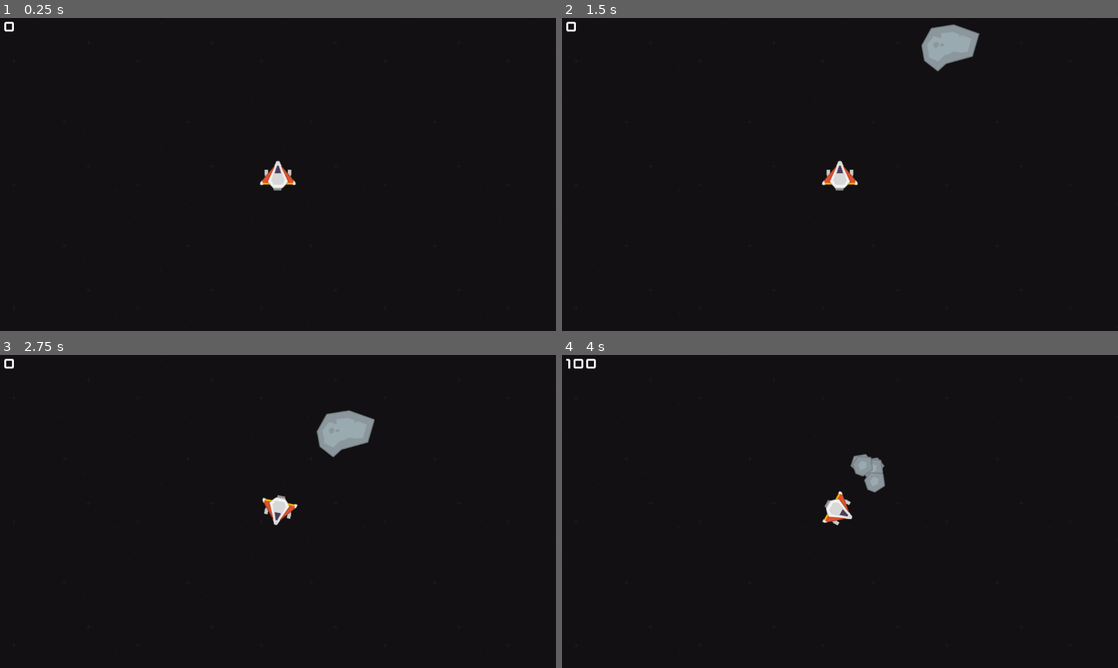
Above: before the commit, frames 1-4 (two rows, left to right).
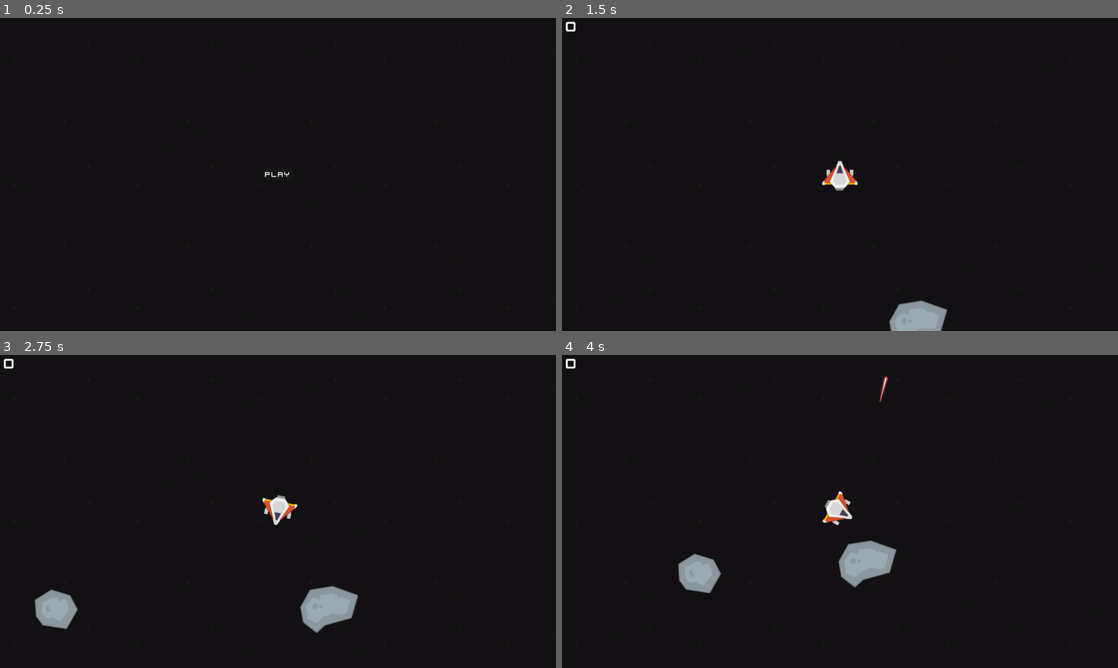
Above: after the commit, the same moments.

Repository: davi4046/asteroids_godot
Game: Godot game, scene res://scenes/main/main.tscn
Same seed, same stepped clock (60 frames per second), same inputs: the game is played once before the commit and once after it. Before the commit the project starts from res://scenes/world/world.tscn. Sound files missing from this copy of the repository are replaced by a short silence.
Inputs (mouse positions are in pixels of both pictures, inside the frame that each line leads up to):
- Up to frame 1 (0.25 s): no input
- Up to frame 2 (1.5 s): click (840, 174) at 0.5 s, where only the run after the commit has a clickable "PLAY"; click (840, 174) at 1.25 s, where only the run after the commit has a clickable "PLAY"
- Up to frame 3 (2.75 s): hold D (Turn Right) from 2.03 s (still down); tap Space (Shoot Lasers) at 2.1 s
- Up to frame 4 (4 s): release D (Turn Right) at 2.78 s; hold A (Turn Left) 2.78-3.53 s; tap Space (Shoot Lasers) at 2.85, 3.6 s; hold D (Turn Right) from 3.53 s (still down)

The runs differ from the first frame. In frame 1, 0.4% of the frame differs, in the area x 0-54%, y 1-56%; in frame 2, 1.9%; in frame 3, 2.9%, in the area x 0-68%, y 1-89%; in frame 4, 2.5%.

Commit message:
Finish gameloop

Diff:
--- a/autoload/GameMode.gd
+++ b/autoload/GameMode.gd
@@ -8,6 +8,31 @@
 	set = set_score
 
 
+var world: World
+
+
+func _ready():
+	world = preload("res://scenes/world/world.tscn").instantiate()
+	get_tree().current_scene.add_child(world)
+
+
 func set_score(value):
 	score = value
 	emit_signal("score_changed")
+
+
+func start_game():
+	var hud = preload("res://ui/hud/hud.tscn").instantiate()
+	get_parent().add_child(hud)
+	_spawn_player()
+	world.start_spawning_meteors()
+
+
+func _spawn_player():
+	var player = preload("res://scenes/player/player.tscn").instantiate()
+	player.connect("player_died", _on_player_died)
+	world.add_child(player)
+
+
+func _on_player_died():
+	_spawn_player()
--- a/project.godot
+++ b/project.godot
@@ -11,7 +11,7 @@
 [application]
 
 config/name="Asteroids Godot"
-run/main_scene="res://scenes/world/world.tscn"
+run/main_scene="res://scenes/main/main.tscn"
 config/features=PackedStringArray("4.2", "Forward Plus")
 config/icon="res://icon.svg"
 
--- /dev/null
+++ b/scenes/main/main.tscn
@@ -0,0 +1,9 @@
+[gd_scene load_steps=2 format=3 uid="uid://b2gs6aqaf548y"]
+
+[ext_resource type="PackedScene" uid="uid://dxe3imqn7r2vt" path="res://ui/start_menu/start_menu.tscn" id="1_yfxj0"]
+
+[node name="Main" type="Node2D"]
+
+[node name="Camera2D" type="Camera2D" parent="."]
+
+[node name="StartMenu" parent="." instance=ExtResource("1_yfxj0")]
--- a/scenes/player/player.gd
+++ b/scenes/player/player.gd
@@ -1,4 +1,7 @@
 extends RigidBody2D
+
+
+signal player_died
 
 
 var shoot_laser_timer = Timer.new()
@@ -64,4 +67,5 @@
 	explosion.position = position
 	get_parent().add_child(explosion)
 
+	emit_signal("player_died")
 	queue_free()
--- a/scenes/world/world.gd
+++ b/scenes/world/world.gd
@@ -1,4 +1,5 @@
 extends Node2D
+class_name World
 
 
 func _on_area_2d_body_exited(body):
@@ -14,8 +15,6 @@
 func _ready():
 	timer.connect("timeout", _spawn_meteor)
 	add_child(timer)
-	timer.start(rng.randf_range(0, 3))
-	_spawn_meteor()
 
 
 func _spawn_meteor():
@@ -45,3 +44,12 @@
 	add_child(meteor)
 
 	timer.start(rng.randf_range(5, 10))
+
+
+func start_spawning_meteors():
+	_spawn_meteor()
+	timer.start(rng.randf_range(0, 3))
+
+
+func stop_spawning_meteors():
+	timer.stop()
--- a/scenes/world/world.tscn
+++ b/scenes/world/world.tscn
@@ -1,9 +1,8 @@
-[gd_scene load_steps=6 format=3 uid="uid://bb8kajulccaol"]
+[gd_scene load_steps=5 format=3 uid="uid://bb8kajulccaol"]
 
 [ext_resource type="Texture2D" uid="uid://bmwh874w3wmap" path="res://assets/textures/black.png" id="1_lbeym"]
 [ext_resource type="Script" path="res://scenes/world/world.gd" id="1_n7wo8"]
-[ext_resource type="PackedScene" uid="uid://cm1n6c22tlqbh" path="res://scenes/player/player.tscn" id="2_bq2q0"]
-[ext_resource type="PackedScene" uid="uid://b1vef08g12c5v" path="res://ui/hud/hud.tscn" id="4_dmer8"]
+[ext_resource type="PackedScene" uid="uid://dxe3imqn7r2vt" path="res://ui/start_menu/start_menu.tscn" id="3_u5bt8"]
 
 [sub_resource type="RectangleShape2D" id="RectangleShape2D_vk0f7"]
 size = Vector2(1152, 648)
@@ -11,15 +10,11 @@
 [node name="World" type="Node2D"]
 script = ExtResource("1_n7wo8")
 
-[node name="Camera2D" type="Camera2D" parent="."]
-
 [node name="Black" type="Sprite2D" parent="."]
 texture_repeat = 2
 texture = ExtResource("1_lbeym")
 region_enabled = true
 region_rect = Rect2(0, 0, 1152, 648)
-
-[node name="Player" parent="." instance=ExtResource("2_bq2q0")]
 
 [node name="Area2D" type="Area2D" parent="."]
 collision_layer = 8
@@ -28,11 +23,6 @@
 [node name="CollisionShape2D" type="CollisionShape2D" parent="Area2D"]
 shape = SubResource("RectangleShape2D_vk0f7")
 
-[node name="Hud" parent="." instance=ExtResource("4_dmer8")]
-z_index = 10
-offset_left = -575.0
-offset_top = -324.0
-offset_right = -575.0
-offset_bottom = -324.0
+[node name="StartMenu" parent="." instance=ExtResource("3_u5bt8")]
 
 [connection signal="body_exited" from="Area2D" to="." method="_on_area_2d_body_exited"]
--- a/ui/hud/hud.tscn
+++ b/ui/hud/hud.tscn
@@ -8,15 +8,19 @@
 anchors_preset = 15
 anchor_right = 1.0
 anchor_bottom = 1.0
+offset_left = -576.0
+offset_top = -324.0
+offset_right = -576.0
+offset_bottom = -324.0
 grow_horizontal = 2
 grow_vertical = 2
 script = ExtResource("1_vj4k1")
 
 [node name="Score" type="Label" parent="."]
-layout_mode = 0
+layout_mode = 2
 offset_left = 8.0
-offset_right = 48.0
-offset_bottom = 45.0
+offset_right = 35.0
+offset_bottom = 36.0
 theme_override_fonts/font = ExtResource("2_eysiq")
 theme_override_font_sizes/font_size = 32
 text = "0"
--- /dev/null
+++ b/ui/start_menu/start_menu.gd
@@ -0,0 +1,6 @@
+extends Control
+
+
+func _on_play_button_button_down():
+	GameMode.start_game()
+	queue_free()
--- /dev/null
+++ b/ui/start_menu/start_menu.tscn
@@ -0,0 +1,31 @@
+[gd_scene load_steps=3 format=3 uid="uid://dxe3imqn7r2vt"]
+
+[ext_resource type="Script" path="res://ui/start_menu/start_menu.gd" id="1_2wymb"]
+[ext_resource type="FontFile" uid="uid://br3cckccobrx7" path="res://assets/fonts/kenvector_future.ttf" id="1_f67ct"]
+
+[node name="StartMenu" type="Control"]
+layout_mode = 3
+anchors_preset = 15
+anchor_right = 1.0
+anchor_bottom = 1.0
+grow_horizontal = 2
+grow_vertical = 2
+script = ExtResource("1_2wymb")
+
+[node name="PlayButton" type="Button" parent="."]
+layout_mode = 1
+anchors_preset = 8
+anchor_left = 0.5
+anchor_top = 0.5
+anchor_right = 0.5
+anchor_bottom = 0.5
+offset_left = -31.0
+offset_top = -13.0
+offset_right = 31.0
+offset_bottom = 13.0
+grow_horizontal = 2
+grow_vertical = 2
+theme_override_fonts/font = ExtResource("1_f67ct")
+text = "PLAY"
+
+[connection signal="button_down" from="PlayButton" to="." method="_on_play_button_button_down"]
